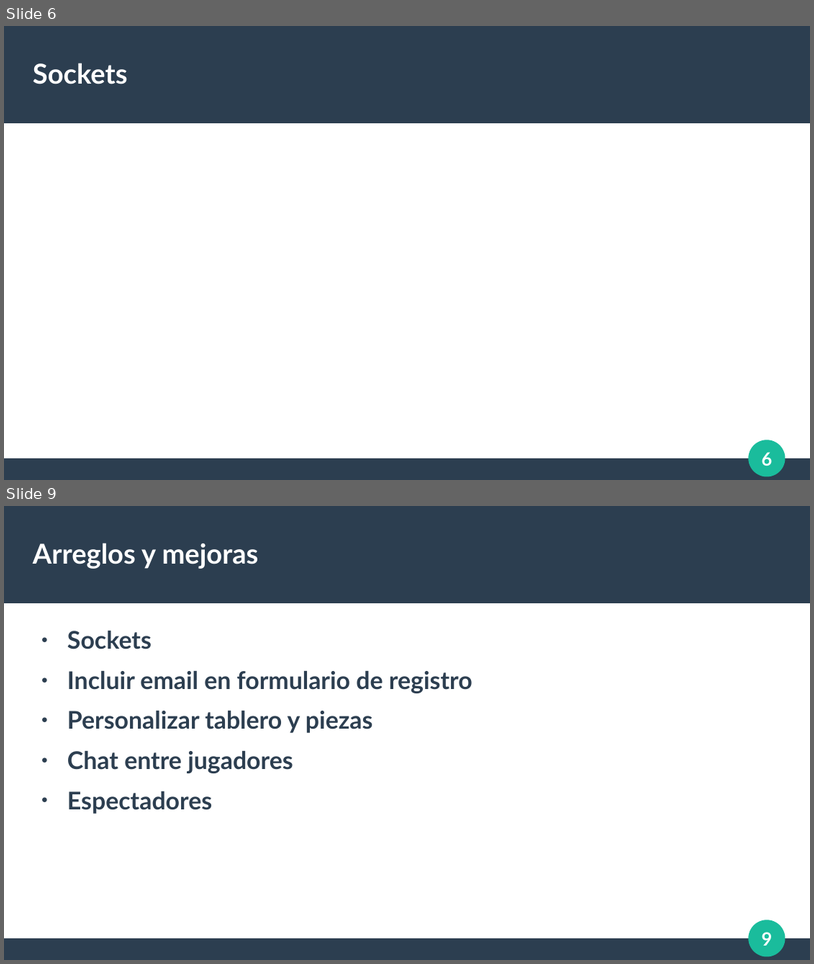
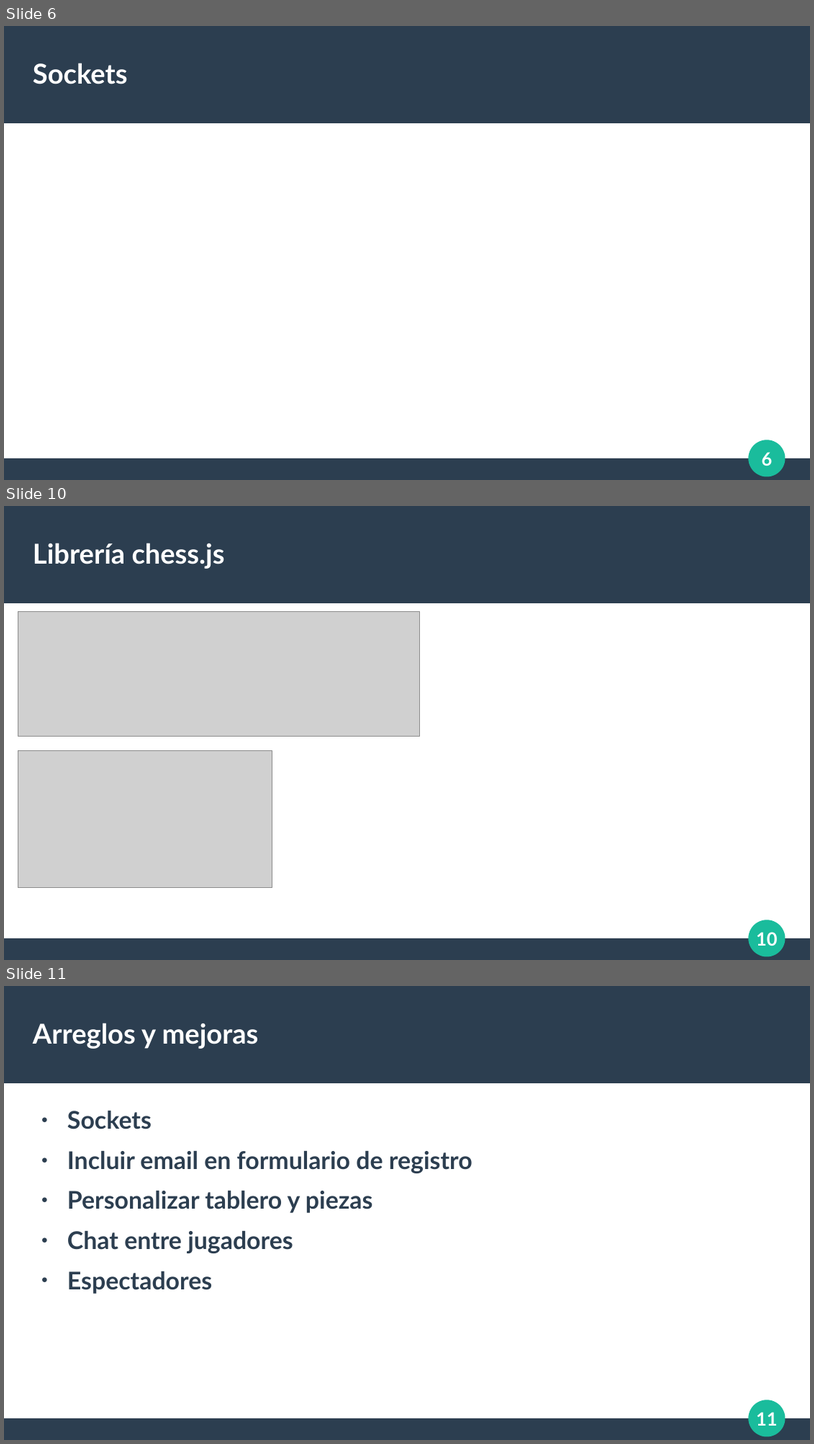
Before and after one commit to El69Man/Chess-Online, a slide deck: Documentación/Exposición.odp. Shown one above the other, each under a label of ours: slides 6 and 9 before the commit, slides 6, 10 and 11 after it; the slides between them are not shown. The pictures are 814x964 and 814x1444 pixels, drawn with LibreOffice and Linux fonts; fonts in the diff are those of the drawing; grey boxes stand for pictures. Boxes give left, top, right and bottom in pixels: in the first picture for what was removed or moved away, otherwise in the second. Text is boxed around its words. In the diff, an @@ line names an element or a change of style, - is before the commit and + after.

```diff
--- a/Documentación/Exposición.odp
+++ b/Documentación/Exposición.odp
@@ slide 10 added at [4,506,810,960], background #FFFFFF; not listed: 4 template elements that a slide beside it also shows @@
@@ title added at [33,543,225,569], 27 pt, text #FFFFFF, bold @@
+Librería chess.js
@@ picture added at [18,611,420,736] @@
@@ picture added at [18,751,273,888] @@
@@ what was slide 9 is now slide 11 @@
@@ page number at [756,1412,777,1425]: text changed @@
-9
+11
```
Also in this commit, not shown: 2 slides changed, 1 other slide added.
